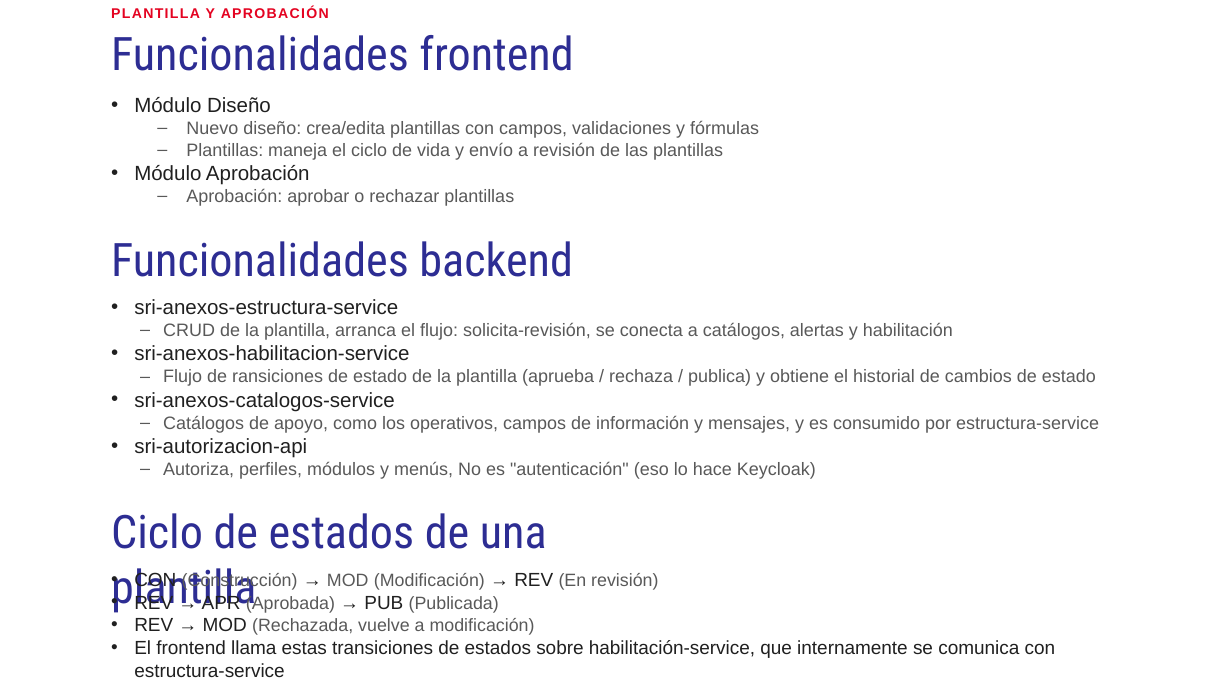
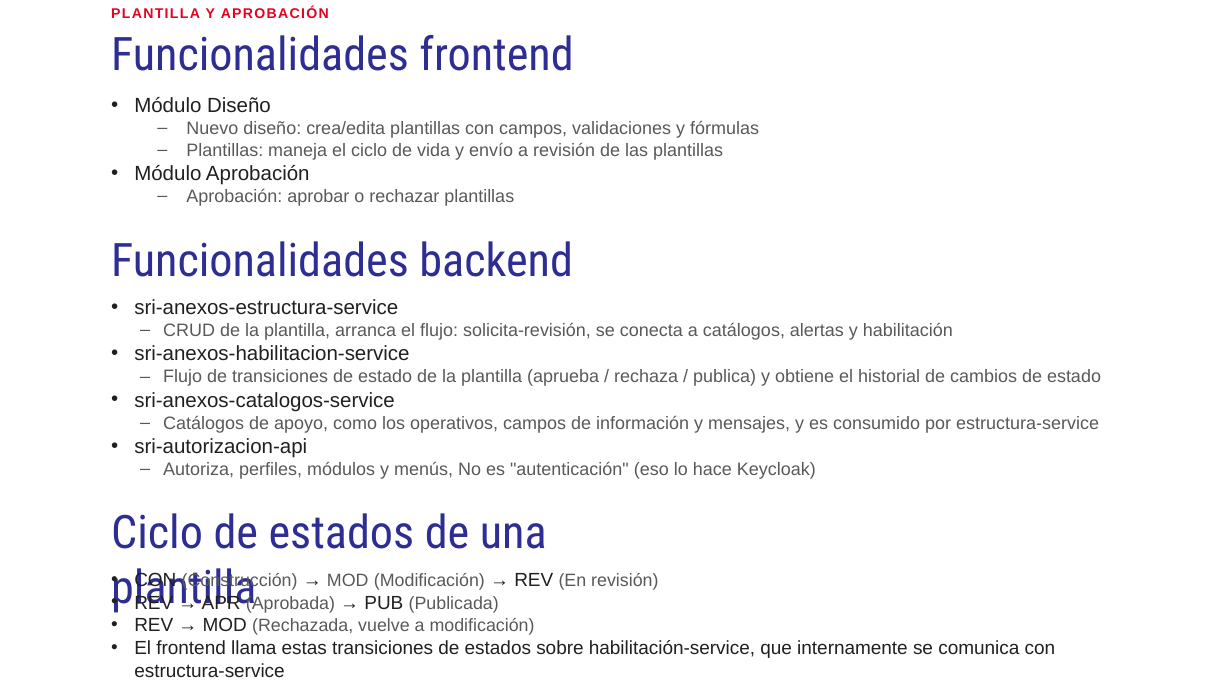
Before and after one commit to ingcharles/documentos-sri, a slide deck: slide 10 of Diseniador/GAN-Transferencia-Conocimiento.pptx. Drawn at 1232x693 pixels with LibreOffice and Linux fonts; fonts in the diff are those of the drawing; background and template pictures are left out. Boxes give left, top, right and bottom in pixels: in the first picture for what was removed or moved away, otherwise in the second. Text is boxed around its words. In the diff, an @@ line names an element or a change of style, - is before the commit and + after.

```diff
--- a/Diseniador/GAN-Transferencia-Conocimiento.pptx
+++ b/Diseniador/GAN-Transferencia-Conocimiento.pptx
@@ text at (x1=163, y1=369, x2=1101, y2=386): text changed @@
-– Flujo de ransiciones de estado de la plantilla (aprueba / rechaza / publica) y obtiene el historial de cambios de estado
+– Flujo de transiciones de estado de la plantilla (aprueba / rechaza / publica) y obtiene el historial de cambios de estado
```
Also in this commit, not shown: 3 other slides changed, 13 other files.
